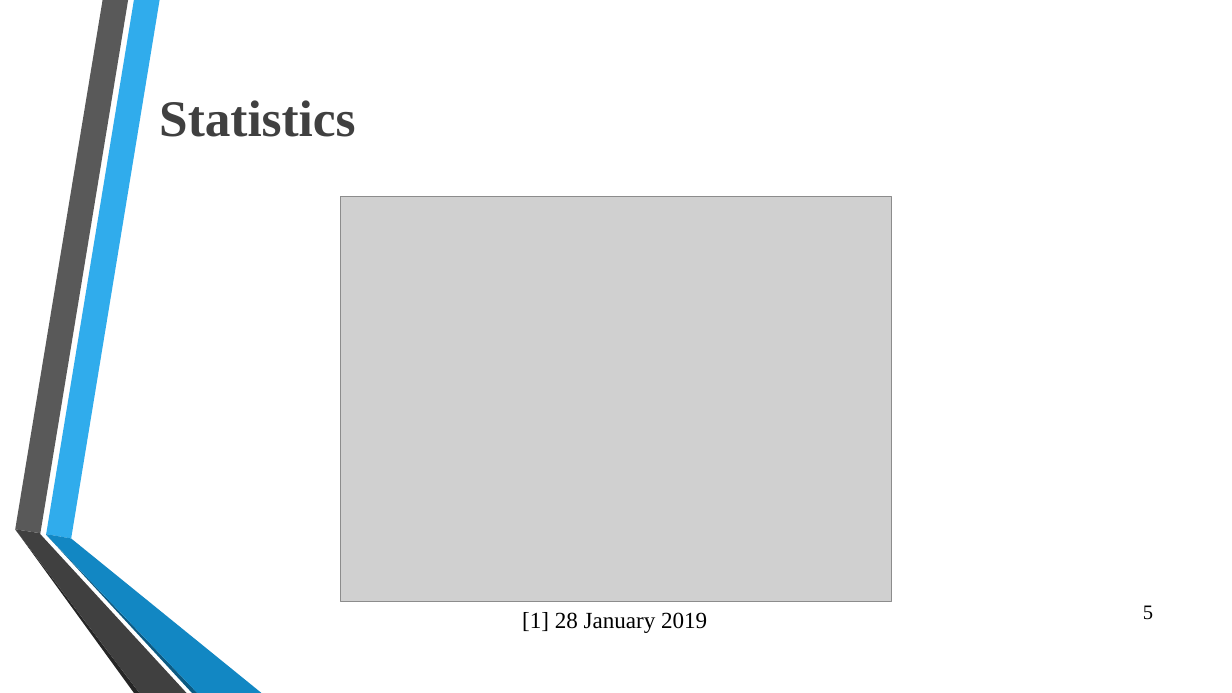
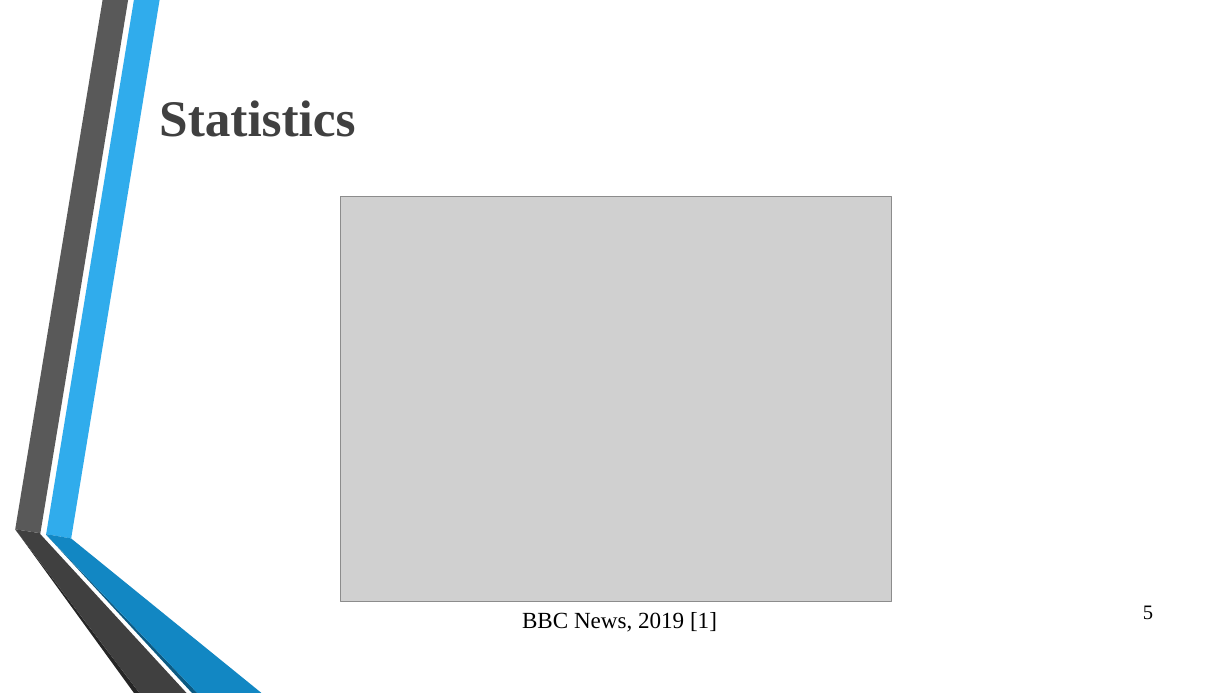
Before and after one commit to OmarSedkyUI/CyberLearningAdventureJunior, a slide deck: slide 6 of Graduation_Project_Presentation_FinalSeminar.pptx. Drawn at 1232x693 pixels with LibreOffice and Linux fonts; fonts in the diff are those of the drawing; grey boxes stand for pictures; background and template pictures are left out. Boxes give left, top, right and bottom in pixels: in the first picture for what was removed or moved away, otherwise in the second. Text is boxed around its words. In the diff, an @@ line names an element or a change of style, - is before the commit and + after.

```diff
--- a/Graduation_Project_Presentation_FinalSeminar.pptx
+++ b/Graduation_Project_Presentation_FinalSeminar.pptx
@@ text at bbox=[522, 612, 717, 632]: text changed @@
-[1] 28 January 2019
+BBC News, 2019 [1]
```
Also in this commit, not shown: 8 other slides changed, 1 slide added.
